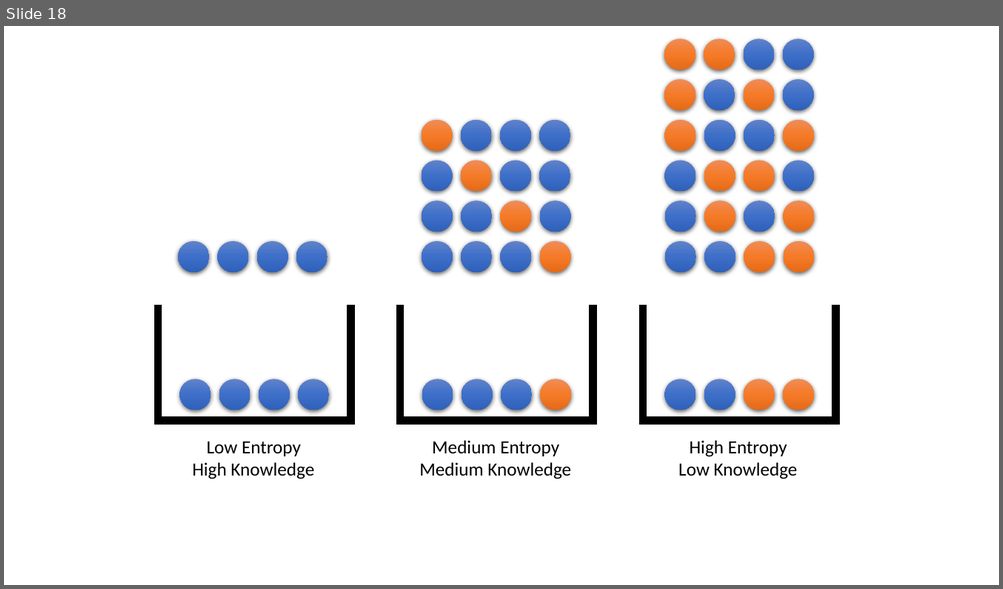
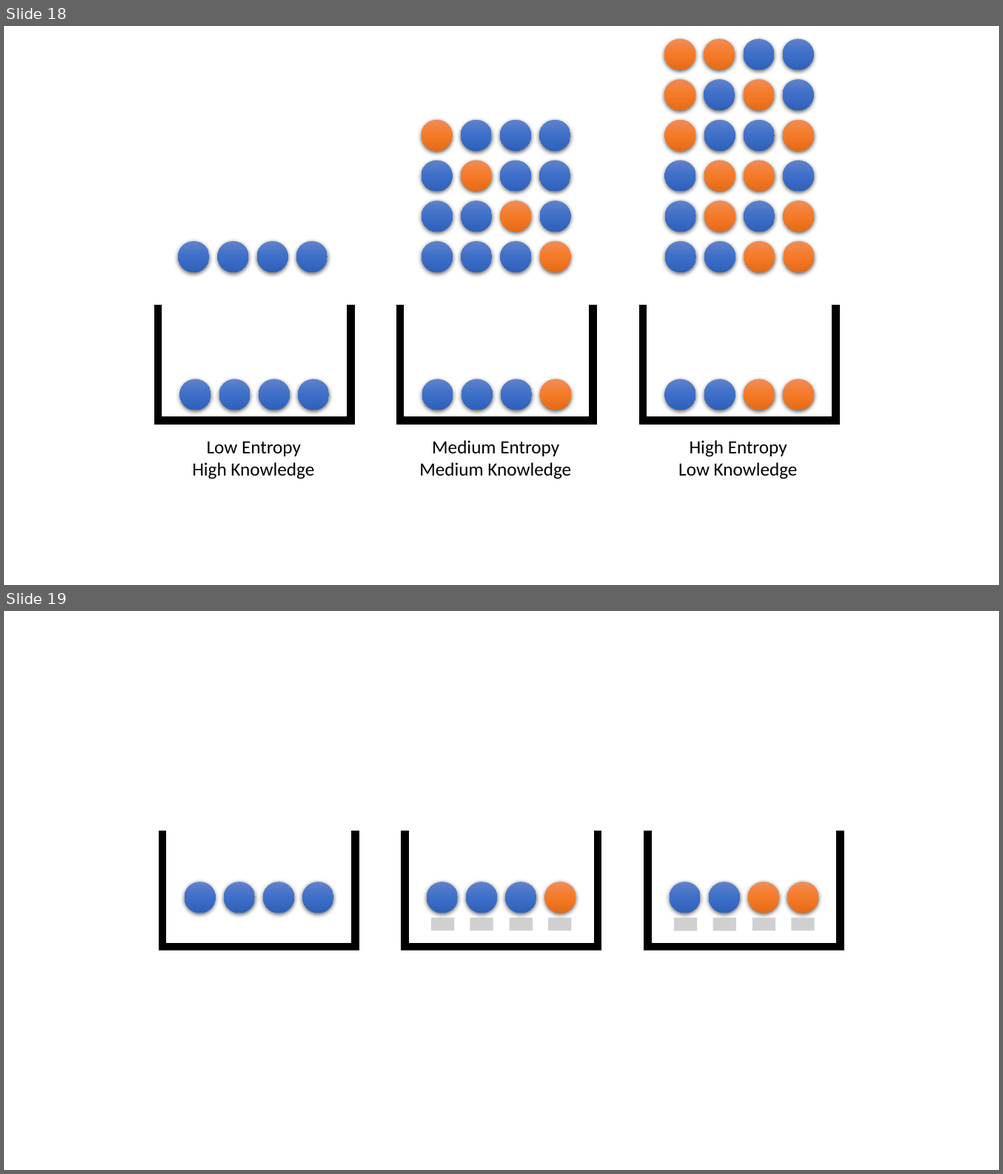
Before and after one commit to deflagg/ArtificialNeuralNetworkStudy, a slide deck: ANN Diagram.pptx. Shown one above the other, each under a label of ours: slide 18 before the commit, slides 18 and 19 after it. The pictures are 1003x589 and 1003x1174 pixels, drawn with LibreOffice and Linux fonts; fonts in the diff are those of the drawing; grey boxes stand for pictures; background and template pictures are left out. Boxes give left, top, right and bottom in pixels: in the first picture for what was removed or moved away, otherwise in the second. Text is boxed around its words. In the diff, an @@ line names an element or a change of style, - is before the commit and + after.

```diff
--- a/ANN Diagram.pptx
+++ b/ANN Diagram.pptx
@@ slide 19 added at bbox=[4, 611, 999, 1170], background #FFFFFF @@
@@ rectangle added at bbox=[159, 831, 166, 951], fill #000000, outline #000000 1 pt @@
@@ rectangle added at bbox=[352, 831, 358, 951], fill #000000, outline #000000 1 pt @@
@@ rectangle added at bbox=[401, 831, 408, 951], fill #000000, outline #000000 1 pt @@
@@ rectangle added at bbox=[595, 831, 601, 951], fill #000000, outline #000000 1 pt @@
@@ rectangle added at bbox=[644, 831, 651, 951], fill #000000, outline #000000 1 pt @@
@@ rectangle added at bbox=[836, 831, 843, 951], fill #000000, outline #000000 1 pt @@
@@ ellipse added at bbox=[185, 882, 216, 913], fill gradient #6183CB to #3E70CA to #3062BB @@
@@ ellipse added at bbox=[224, 882, 256, 913], fill gradient #6183CB to #3E70CA to #3062BB @@
@@ ellipse added at bbox=[263, 882, 294, 913], fill gradient #6183CB to #3E70CA to #3062BB @@
@@ ellipse added at bbox=[302, 882, 334, 913], fill gradient #6183CB to #3E70CA to #3062BB @@
@@ ellipse added at bbox=[427, 882, 458, 913], fill gradient #6183CB to #3E70CA to #3062BB @@
@@ ellipse added at bbox=[466, 882, 497, 913], fill gradient #6183CB to #3E70CA to #3062BB @@
@@ ellipse added at bbox=[506, 882, 537, 913], fill gradient #6183CB to #3E70CA to #3062BB @@
@@ ellipse added at bbox=[545, 882, 576, 913], fill gradient #F18C57 to #F67B28 to #E56C19 @@
@@ ellipse added at bbox=[669, 882, 701, 913], fill gradient #6183CB to #3E70CA to #3062BB @@
@@ ellipse added at bbox=[708, 882, 740, 913], fill gradient #6183CB to #3E70CA to #3062BB @@
@@ ellipse added at bbox=[748, 882, 780, 913], fill gradient #F18C57 to #F67B28 to #E56C19 @@
@@ ellipse added at bbox=[788, 882, 819, 913], fill gradient #F18C57 to #F67B28 to #E56C19 @@
@@ picture added at bbox=[431, 917, 454, 931] @@
@@ picture added at bbox=[469, 917, 492, 931] @@
@@ picture added at bbox=[509, 917, 532, 931] @@
@@ picture added at bbox=[548, 917, 571, 931] @@
@@ picture added at bbox=[674, 917, 697, 931] @@
@@ picture added at bbox=[713, 917, 736, 931] @@
@@ picture added at bbox=[752, 917, 776, 931] @@
@@ picture added at bbox=[791, 917, 814, 931] @@
@@ rectangle added at bbox=[159, 944, 358, 951], fill #000000, outline #000000 1 pt @@
@@ rectangle added at bbox=[401, 944, 601, 951], fill #000000, outline #000000 1 pt @@
@@ rectangle added at bbox=[644, 944, 843, 951], fill #000000, outline #000000 1 pt @@
```
Also in this commit, not shown: 1 other slide added, 1 slide removed.
